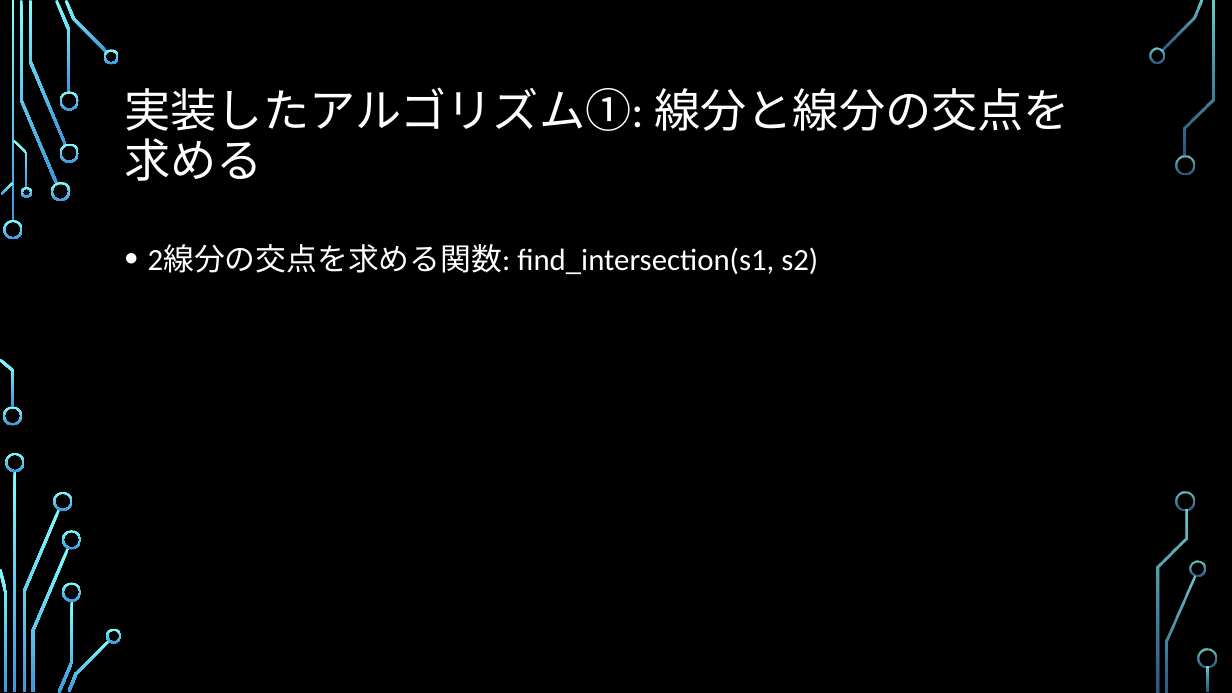
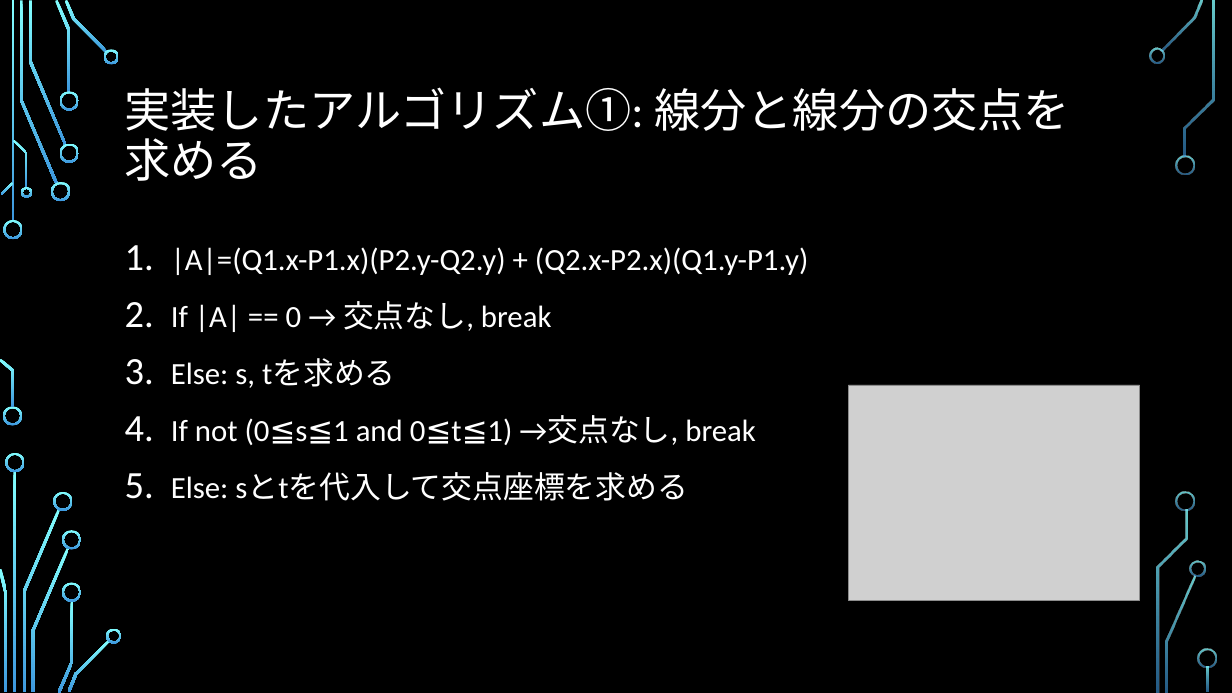
Before and after one commit to ie03-aizu-2019/ie03project-skys, a slide deck: slide 6 of Reports/Midterm.pptx. Drawn at 1232x693 pixels with LibreOffice and Linux fonts; fonts in the diff are those of the drawing; grey boxes stand for pictures; background and template pictures are left out. Boxes give left, top, right and bottom in pixels: in the first picture for what was removed or moved away, otherwise in the second. Text is boxed around its words. In the diff, an @@ line names an element or a change of style, - is before the commit and + after.

```diff
--- a/Reports/Midterm.pptx
+++ b/Reports/Midterm.pptx
@@ text at [171,247,808,501]: text changed @@
-• 2線分の交点を求める関数: find_intersection(s1, s2)
+1. |A|=(Q1.x-P1.x)(P2.y-Q2.y) + (Q2.x-P2.x)(Q1.y-P1.y)
+2. If |A| == 0 → 交点なし, break
+3. Else: s, tを求める
+4. If not (0≦s≦1 and 0≦t≦1) →交点なし, break
+5. Else: sとtを代入して交点座標を求める
@@ picture added at [848,385,1140,601] @@
```
Also in this commit, not shown: 9 other slides changed, 2 slides added.
